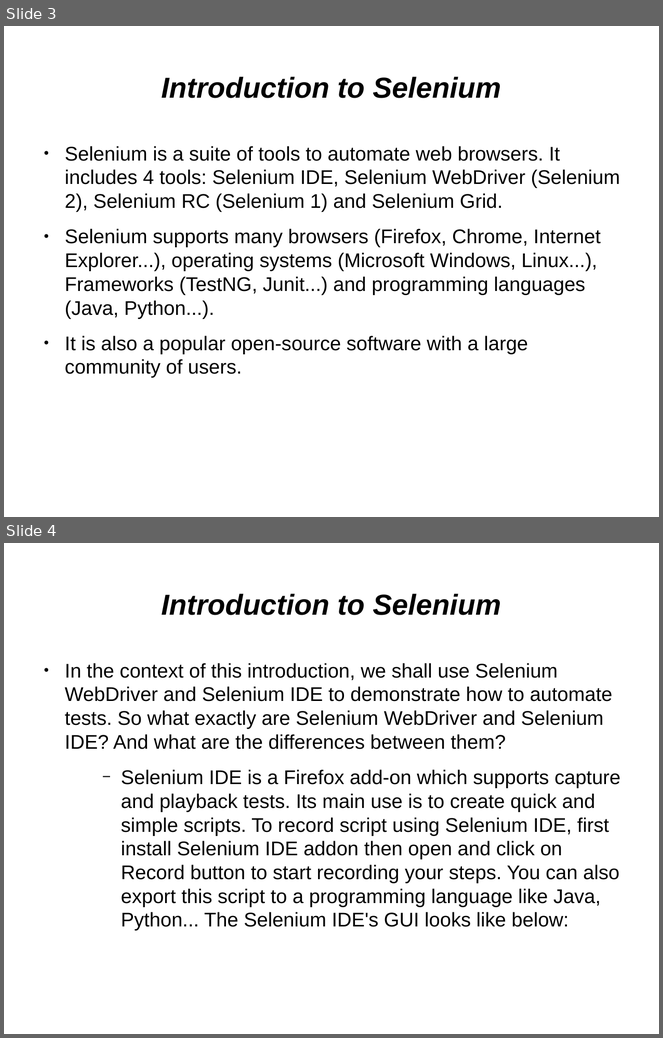
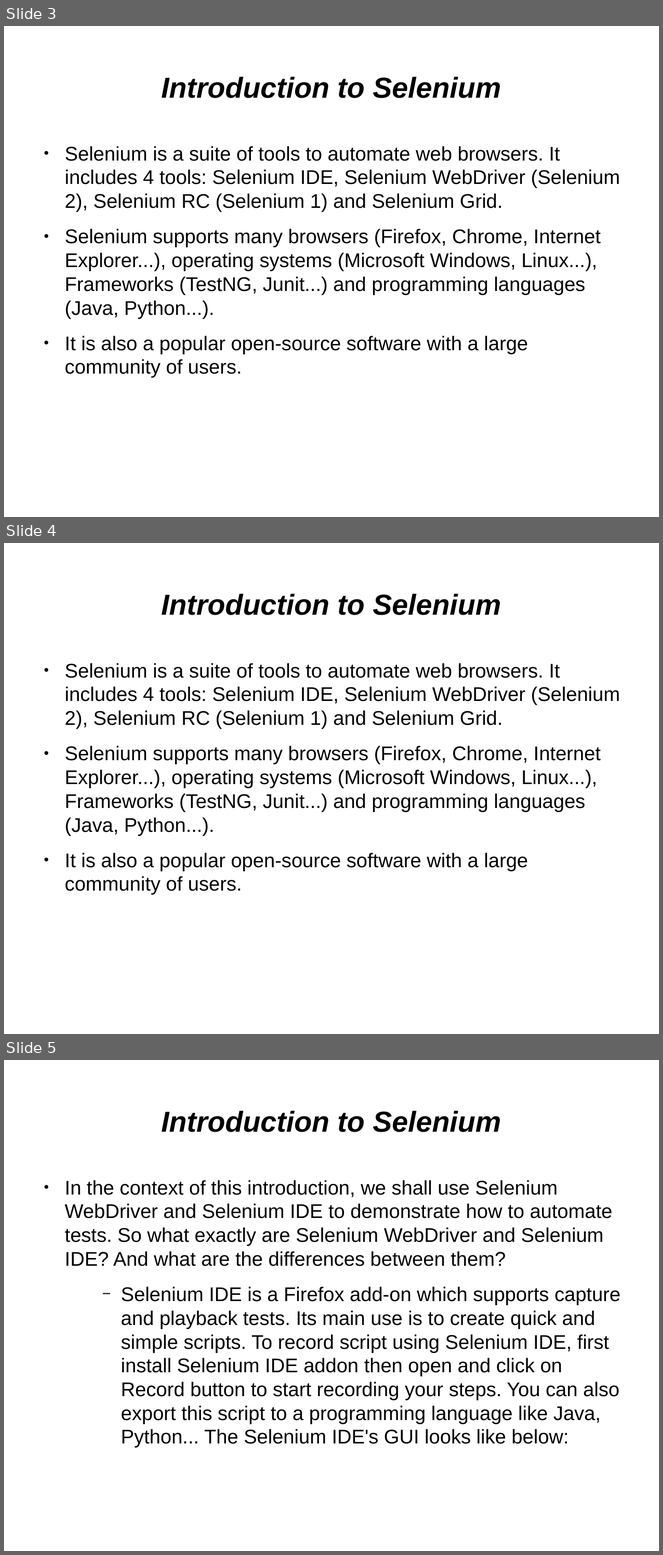
Before and after one commit to kirol/selenium, a slide deck: Selenium & Testops.odp. Shown one above the other, each under a label of ours: slides 3 and 4 before the commit, slides 3, 4 and 5 after it. The pictures are 663x1038 and 663x1555 pixels, drawn with LibreOffice and Linux fonts; fonts in the diff are those of the drawing. Boxes give left, top, right and bottom in pixels: in the first picture for what was removed or moved away, otherwise in the second. Text is boxed around its words. In the diff, an @@ line names an element or a change of style, - is before the commit and + after.

```diff
--- a/Selenium & Testops.odp
+++ b/Selenium & Testops.odp
@@ slide 4 added at [4, 543, 659, 1034], background #FFFFFF @@
@@ title added at [161, 593, 501, 615], 35 pt, text #000000, bold, italic @@
+Introduction to Selenium
@@ text added at [65, 663, 621, 895], 24 pt, text #000000 @@
+● Selenium is a suite of tools to automate web browsers. It includes 4 tools: Selenium IDE, Selenium WebDriver (Selenium 2), Selenium RC (Selenium 1) and Selenium Grid.
+● Selenium supports many browsers (Firefox, Chrome, Internet Explorer...), operating systems (Microsoft Windows, Linux...), Frameworks (TestNG, Junit...) and programming languages (Java, Python...).
+● It is also a popular open-source software with a large community of users.
@@ what was slide 4 is now slide 5 @@
```
Also in this commit, not shown: 1 other slide added, 2 other files.
